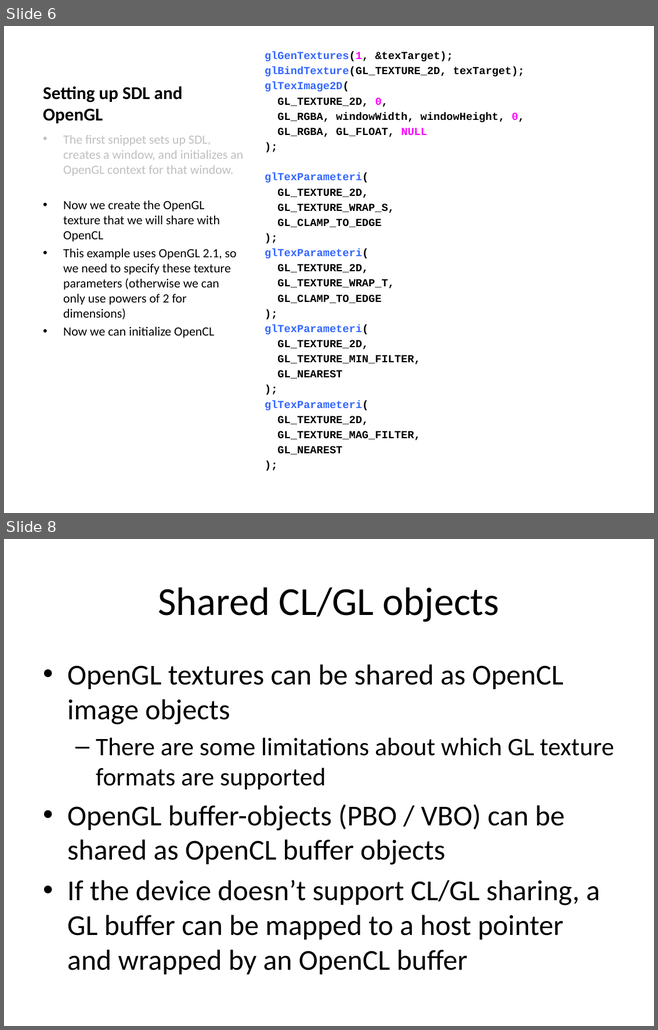
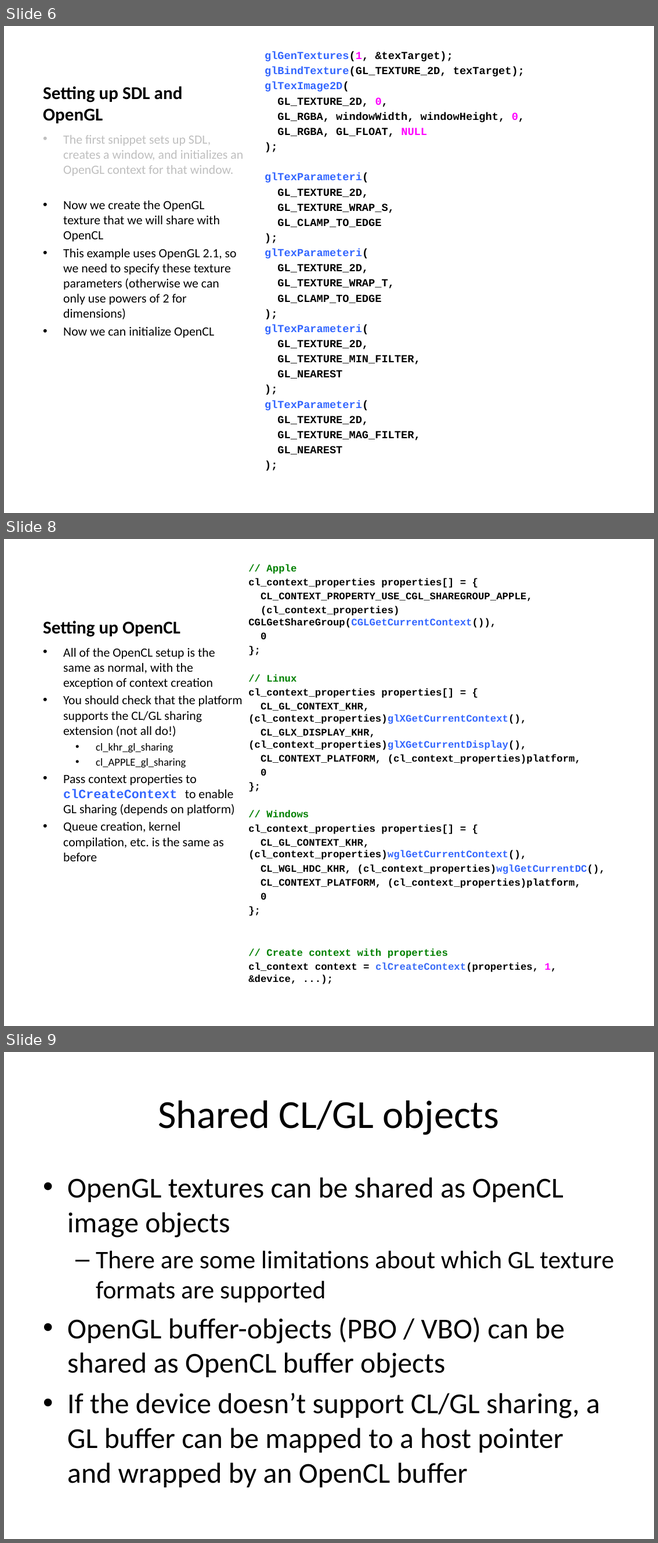
Before and after one commit to UoB-HPC/opencl-training-slides, a slide deck: advanced_part4.pptx. Shown one above the other, each under a label of ours: slides 6 and 8 before the commit, slides 6, 8 and 9 after it; the slides between them are not shown. The pictures are 658x1030 and 658x1543 pixels, drawn with LibreOffice and Linux fonts; fonts in the diff are those of the drawing. Boxes give left, top, right and bottom in pixels: in the first picture for what was removed or moved away, otherwise in the second. Text is boxed around its words. In the diff, an @@ line names an element or a change of style, - is before the commit and + after.

```diff
--- a/advanced_part4.pptx
+++ b/advanced_part4.pptx
@@ slide 8 added at [4, 539, 654, 1026], background #FFFFFF @@
@@ text added at [248, 565, 605, 972], 11.1 pt, text #000000, bold @@
+// Apple
+cl_context_properties properties[] = {
+CL_CONTEXT_PROPERTY_USE_CGL_SHAREGROUP_APPLE,
+(cl_context_properties) CGLGetShareGroup(CGLGetCurrentContext()),
+0
+};
+// Linux
+cl_context_properties properties[] = {
+CL_GL_CONTEXT_KHR, (cl_context_properties)glXGetCurrentContext(),
+CL_GLX_DISPLAY_KHR,(cl_context_properties)glXGetCurrentDisplay(),
+CL_CONTEXT_PLATFORM, (cl_context_properties)platform,
+0
+};
+// Windows
+cl_context_properties properties[] = {
+CL_GL_CONTEXT_KHR, (cl_context_properties)wglGetCurrentContext(),
+CL_WGL_HDC_KHR, (cl_context_properties)wglGetCurrentDC(),
+CL_CONTEXT_PLATFORM, (cl_context_properties)platform,
+0
+};
+// Create context with properties
+cl_context context = clCreateContext(properties, 1, &device, ...);
@@ title added at [43, 621, 180, 637], 20 pt, text #000000, bold @@
+Setting up OpenCL
@@ text added at [63, 648, 242, 861], 14 pt, text #000000 @@
+• All of the OpenCL setup is the same as normal, with the exception of context creation
+• You should check that the platform supports the CL/GL sharing extension (not all do!)
+  • cl_khr_gl_sharing
+  • cl_APPLE_gl_sharing
+• Pass context properties to clCreateContext to enable GL sharing (depends on platform)
+• Queue creation, kernel compilation, etc. is the same as before
@@ what was slide 8 is now slide 9 @@
```
Also in this commit, not shown: 4 slides changed, 3 other slides added.
